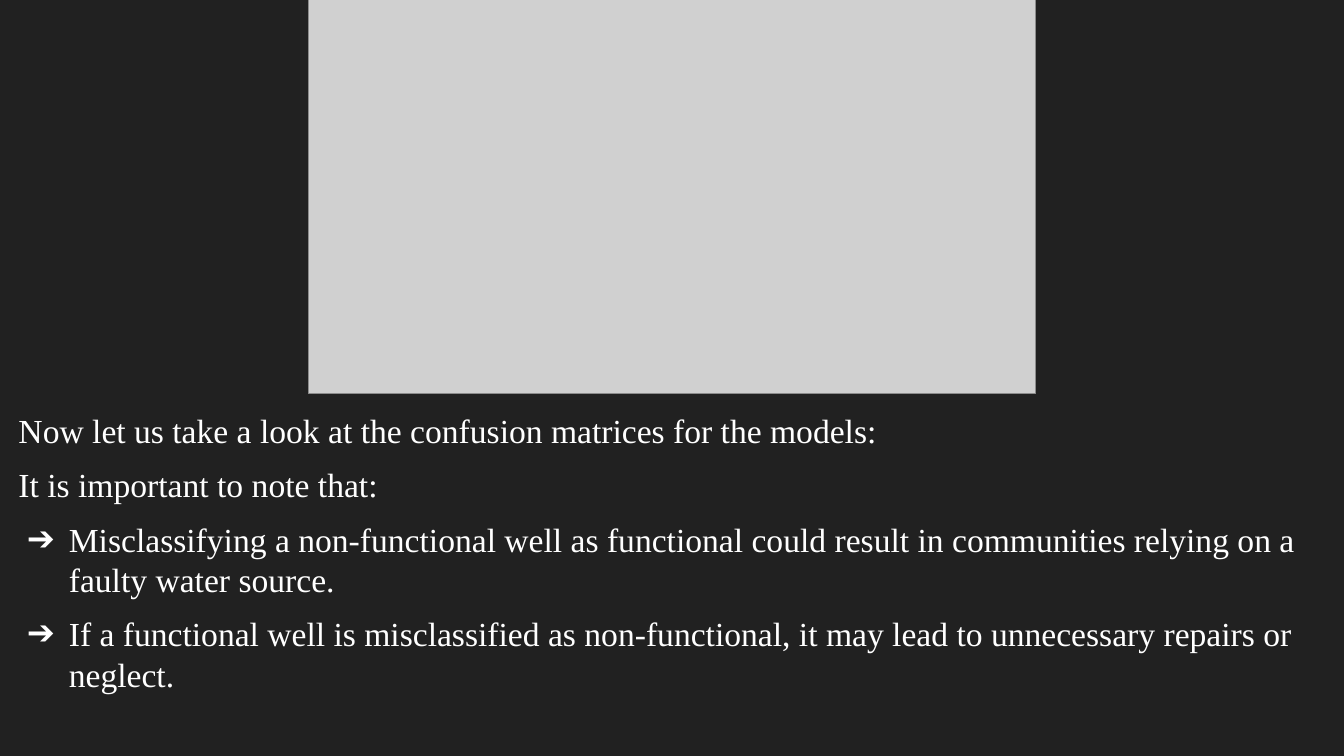
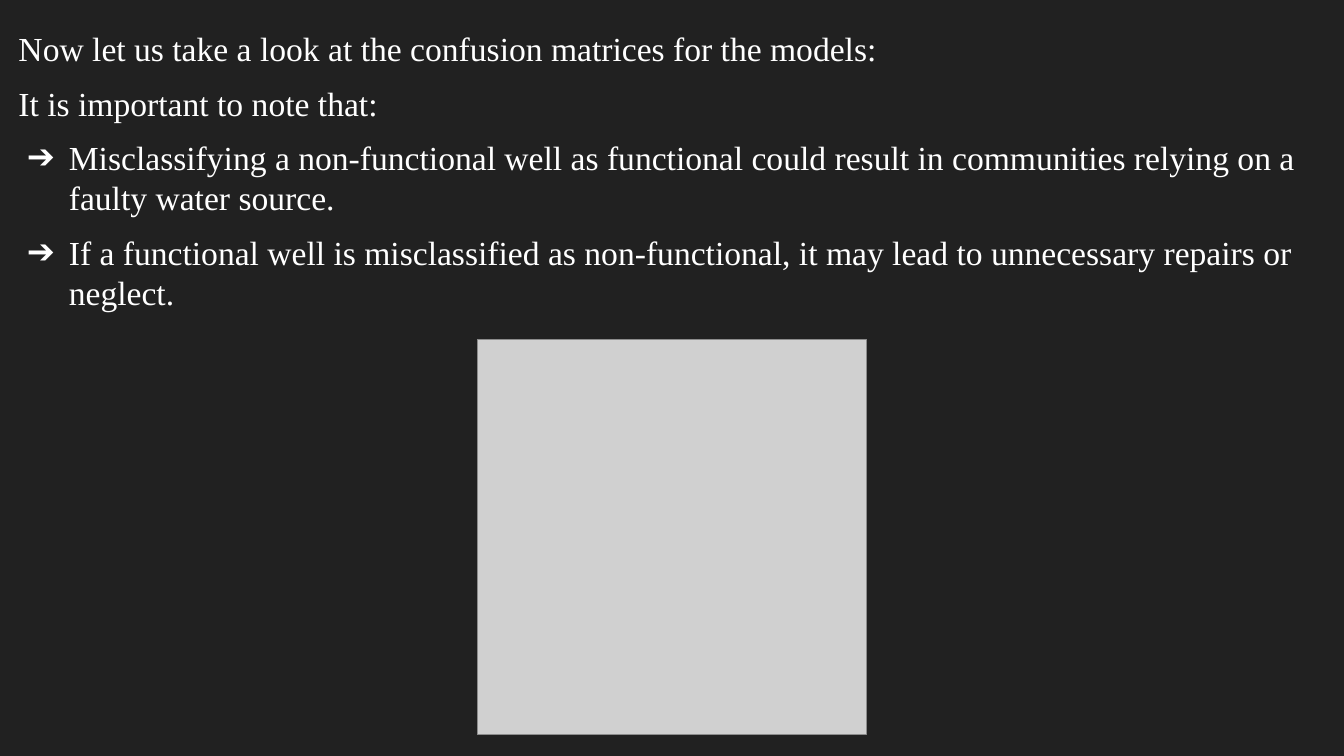
Before and after one commit to Kurgat-Bee/PHASE-03-PROJECT, a slide deck: slide 19 of PROJECT 3_ WATER WELLS SLIDES.pptx. Drawn at 1344x756 pixels with LibreOffice and Linux fonts; fonts in the diff are those of the drawing; grey boxes stand for pictures. Boxes give left, top, right and bottom in pixels: in the first picture for what was removed or moved away, otherwise in the second. Text is boxed around its words. In the diff, an @@ line names an element or a change of style, - is before the commit and + after.

```diff
--- a/PROJECT 3_ WATER WELLS SLIDES.pptx
+++ b/PROJECT 3_ WATER WELLS SLIDES.pptx
@@ text "Now let us take a ...": place and size @@
-text "Now let us take a ..." at (18,419,1294,693)
+text "Now let us take a ..." at (18,37,1294,311)
@@ picture removed at (309,0,1036,393) @@
@@ picture added at (478,339,867,734) @@
```
Also in this commit, not shown: 1 other slide changed, 1 other file.
